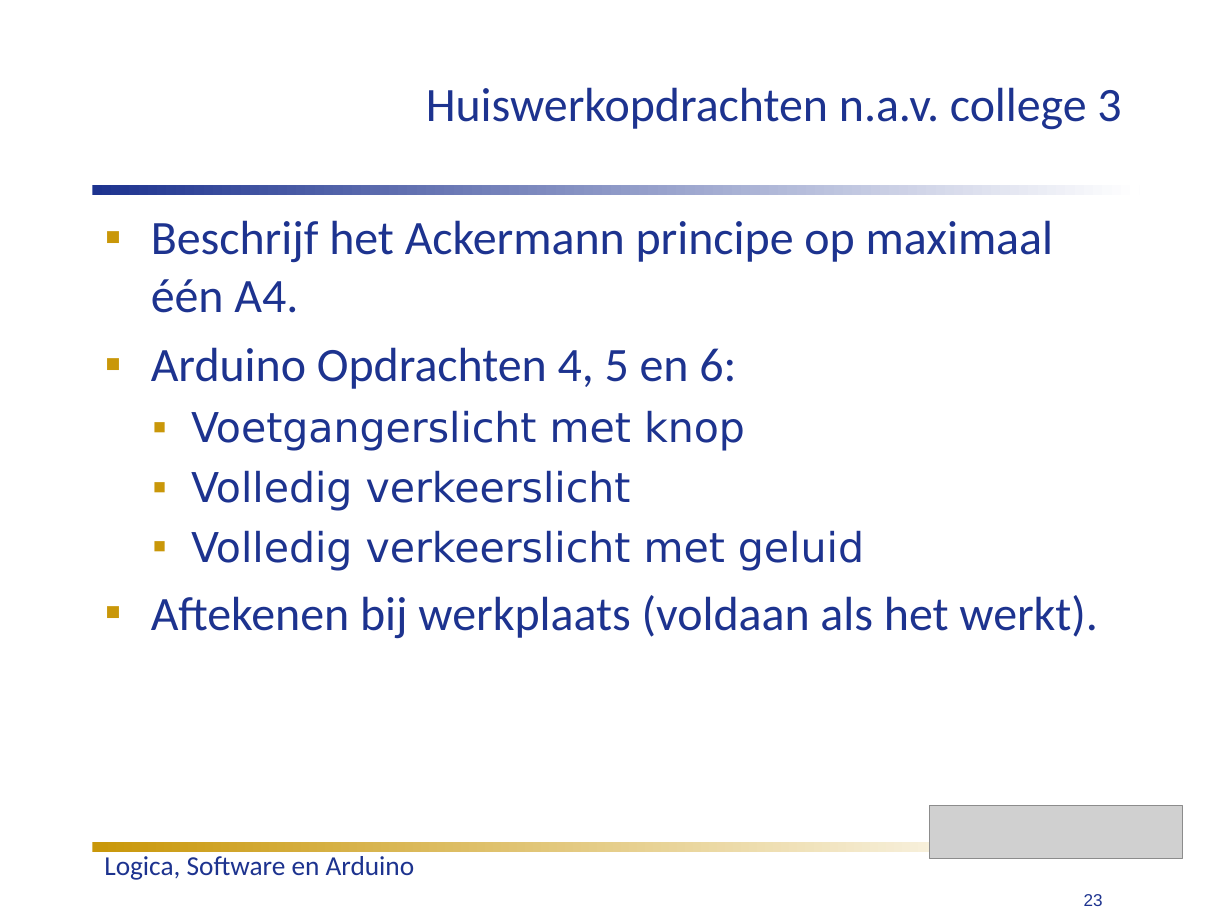
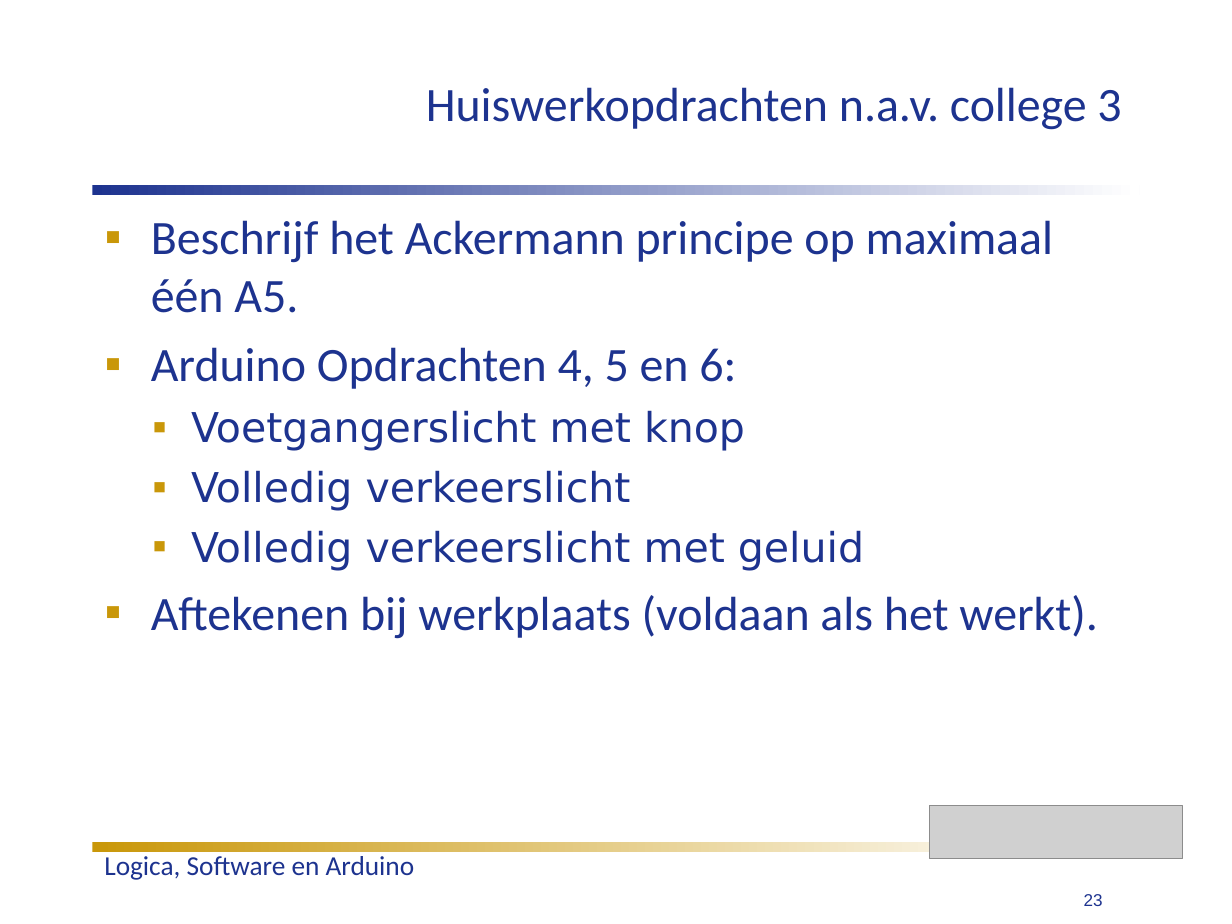
Before and after one commit to humiq/Greendevelopment, a slide deck: slide 23 of trunk/documents/Colleges/ISIROB College 3.ppt. Drawn at 1232x924 pixels with LibreOffice and Linux fonts; fonts in the diff are those of the drawing; grey boxes stand for pictures. Boxes give left, top, right and bottom in pixels: in the first picture for what was removed or moved away, otherwise in the second. Text is boxed around its words. In the diff, an @@ line names an element or a change of style, - is before the commit and + after.

Commit message:
Change ackermann assignment from A4 to A5.

```diff
--- a/trunk/documents/Colleges/ISIROB College 3.ppt
+++ b/trunk/documents/Colleges/ISIROB College 3.ppt
@@ text at (151,220,1053,313): text changed @@
-▪ Beschrijf het Ackermann principe op maximaal één A4.
+▪ Beschrijf het Ackermann principe op maximaal één A5.
```
Also in this commit, not shown: 1 other file.
